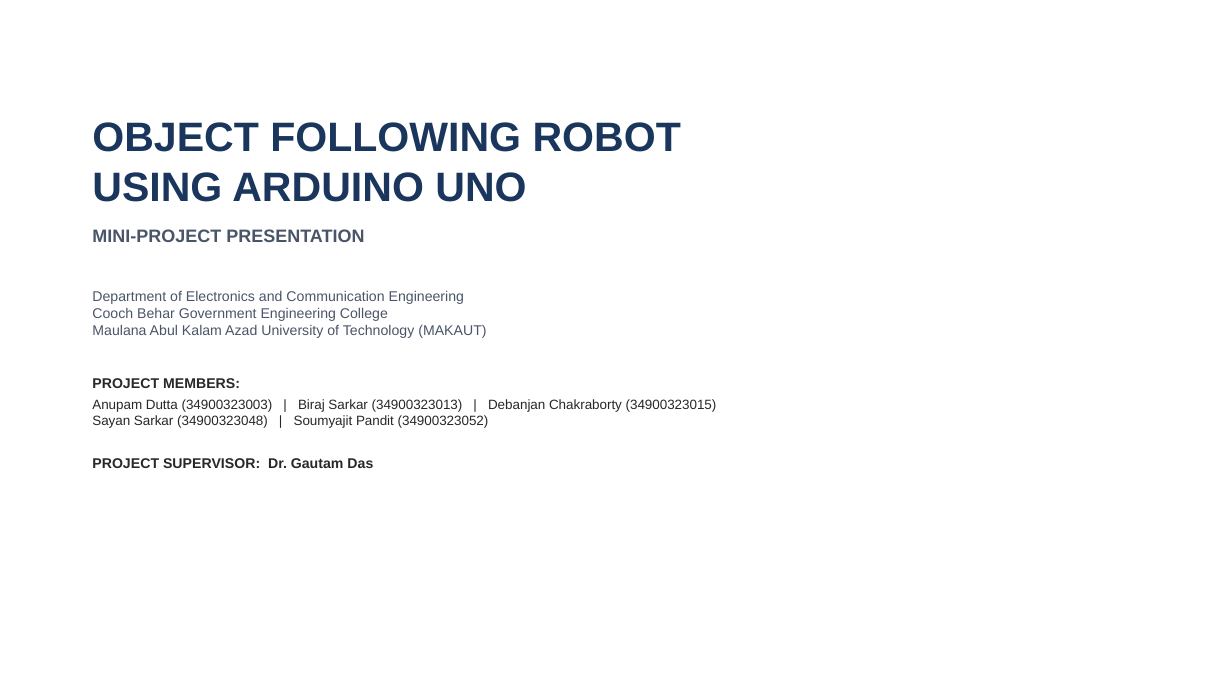
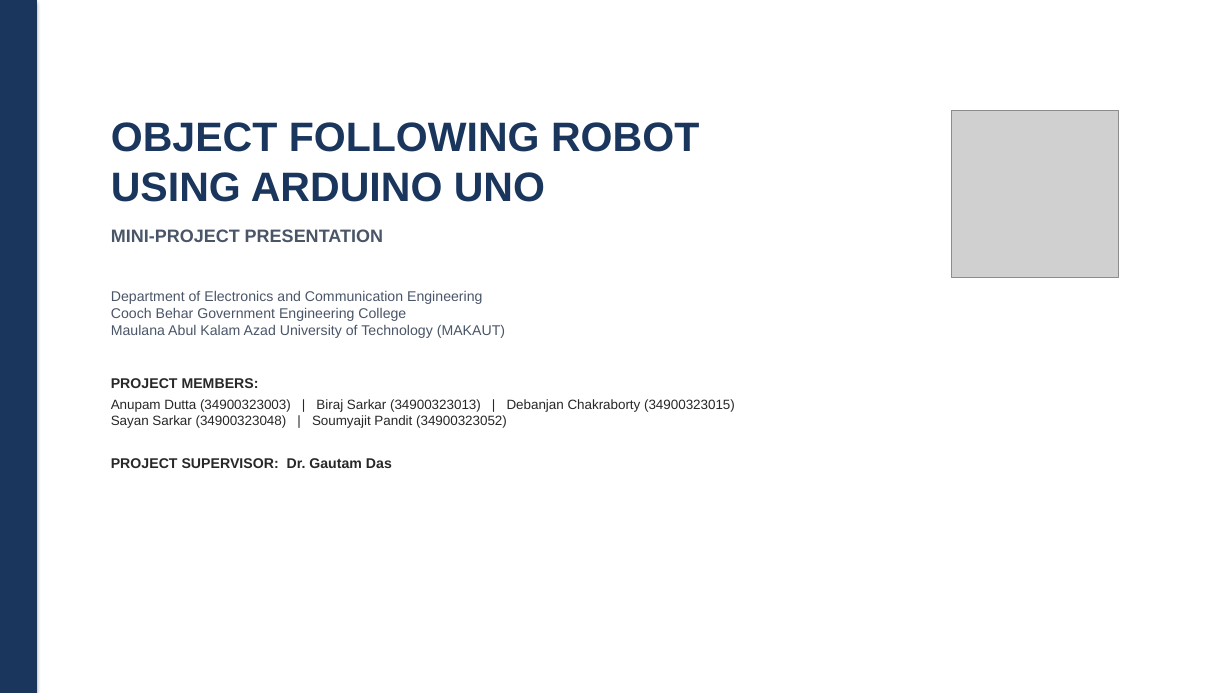
Before and after one commit to Biraj2004/Object-Following-Robot, a slide deck: slide 1 of Object-Following-Robot-Presentation.pptx. Drawn at 1232x693 pixels with LibreOffice and Linux fonts; fonts in the diff are those of the drawing; grey boxes stand for pictures. Boxes give left, top, right and bottom in pixels: in the first picture for what was removed or moved away, otherwise in the second. Text is boxed around its words. In the diff, an @@ line names an element or a change of style, - is before the commit and + after.

```diff
--- a/Object-Following-Robot-Presentation.pptx
+++ b/Object-Following-Robot-Presentation.pptx
@@ rectangle added at (0,0,37,693), fill #1A365D @@
@@ text "OBJECT FOLLOWING ROBOT USING ARDUINO ...": place and size @@
-text "OBJECT FOLLOWING ROBOT USING ARDUINO ..." at (92,122,717,468)
+text "OBJECT FOLLOWING ROBOT USING ARDUINO ..." at (111,122,735,468)
@@ picture added at (952,111,1118,277) @@
```
Also in this commit, not shown: 10 other slides changed, 2 slides added, 1 slide removed, 1 other file.
